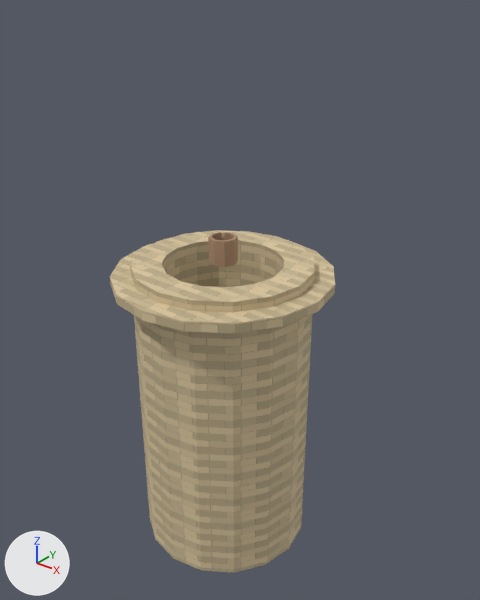
Two versions of the glTF model media/models/architecture/uruk_well.glb, one commit apart.
Before and after are seen from a camera (50 mm lens) standing at (3.88, -4.59, 2.69) and looking at (0.13, 0.09, -0.21). Lighting does not change. The marker at lower left points along +X, +Y and +Z. The older version comes first. Vertices at exactly the same position are counted once.

Names of what the first picture shows: 'bucket', 'lining', 'rim', 'rope'.
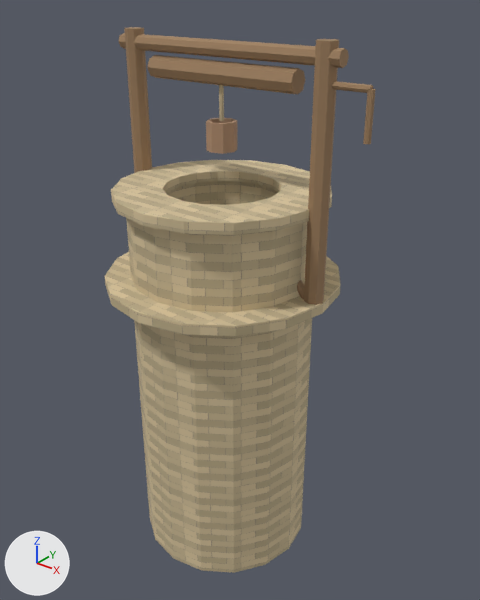
Edits to the scene script, one JSON object a line:
```json
{"op": "add", "block": "mat_well_wood", "code": ["mat_well_wood = principled_material('well_wood')", "mat_well_wood.base_color = (0.34, 0.21, 0.11)  # brown #9e7e5d", "mat_well_wood.roughness = 0.8"]}
{"block": "me_bucket", "where": "# used by ob_bucket; location = (0.0, 0.0, 0.0)"}
{"op": "remove", "block": "me_bucket", "code": "me_bucket.from_pydata(...)  # 32 vertices, 64 faces; spans x -0.14..0.14, y -0.14..0.14, z 0.2..0.46"}
{"op": "add", "block": "me_bucket", "code": "me_bucket.from_pydata(...)  # 32 vertices, 64 faces; spans x -0.14..0.14, y -0.14..0.14, z 1.29..1.55"}
{"block": "me_bucket", "change": "me_bucket part 1: the whole mesh is moved by (0.0, 0.0, 1.09)"}
{"block": "me_rope", "where": "# used by ob_rope; location = (0.0, 0.0, 0.0)"}
{"op": "remove", "block": "me_rope", "code": "me_rope.from_pydata(...)  # 10 vertices, 16 faces; spans x -0.02..0.02, y -0.02..0.02, z 0.46..0.5"}
{"op": "add", "block": "me_rope", "code": "me_rope.from_pydata(...)  # 16 vertices, 28 faces; spans x -0.02..0.02, y -0.02..0.02, z 1.55..1.95"}
{"block": "me_rope", "change": "me_rope part 2"}
{"block": "me_rope", "change": "8 vertices are added at x -0.02..0.02, y -0.02..0.02, z 1.55"}
{"block": "me_rope", "change": "8 new vertices lie (0.0, 0.0, 0.4) away from vertices in x -0.02..0.02, y -0.02..0.02, z 1.55"}
{"block": "me_rope", "change": "28 new faces join them"}
{"block": "me_rope", "change": "other edits to the shape of me_rope do not show in these pictures"}
{"op": "add", "block": "me_windlass", "code": ["me_windlass = bpy.data.meshes.new('windlass')", "me_windlass.from_pydata(...)  # 46 vertices, 84 faces; spans x -0.8..1.48, y -0.1..0.1, z 1.55..2.05", "me_windlass.materials.append(mat_well_wood)  # brown #9e7e5d"]}
{"op": "add", "block": "me_frame", "code": ["me_frame = bpy.data.meshes.new('frame')", "me_frame.from_pydata(...)  # 80 vertices, 140 faces; spans x -1.2..1.2, y -0.09..0.09, z -0.02..2.27", "me_frame.materials.append(mat_well_wood)  # brown #9e7e5d"]}
{"op": "add", "block": "me_parapet", "code": ["me_parapet = bpy.data.meshes.new('parapet')", "me_parapet.from_pydata(...)  # 128 vertices, 256 faces; spans x -1.02..1.02, y -1.02..1.02, z 0.1..0.95", "me_parapet.materials.append(mat_well_brick)  # picture img_well_brick"]}
{"op": "add", "block": "me_footing", "code": ["me_footing = bpy.data.meshes.new('footing')", "me_footing.from_pydata(...)  # 64 vertices, 128 faces; spans x -1.15..1.15, y -1.15..1.15, z 0.0..0.1", "me_footing.materials.append(mat_well_brick)  # picture img_well_brick"]}
{"op": "remove", "block": "ob_rim", "code": ["ob_rim = bpy.data.objects.new('rim', me_rim)", "ob_rim.location = (0.0, 0.0, 0.0)"]}
{"op": "add", "block": "ob_windlass", "code": ["ob_windlass = bpy.data.objects.new('windlass', me_windlass)", "ob_windlass.location = (0.0, 0.0, 0.0)"]}
{"op": "add", "block": "ob_frame", "code": ["ob_frame = bpy.data.objects.new('frame', me_frame)", "ob_frame.location = (0.0, 0.0, 0.0)"]}
{"op": "add", "block": "ob_parapet", "code": ["ob_parapet = bpy.data.objects.new('parapet', me_parapet)", "ob_parapet.location = (0.0, 0.0, 0.0)"]}
{"op": "add", "block": "ob_footing", "code": ["ob_footing = bpy.data.objects.new('footing', me_footing)", "ob_footing.location = (0.0, 0.0, 0.0)"]}
```

Where the change shows, as pixel boxes [x1, y1, x2, y2] in the pictures (480 x 600 px):
```json
{"object": "parapet", "change": "added", "after": [111, 160, 332, 312], "on screen": "beige"}
{"object": "rim", "change": "deleted", "before": [110, 230, 335, 334], "on screen": "beige"}
{"object": "frame", "change": "added", "after": [118, 27, 349, 305], "on screen": "brown"}
{"object": "footing", "change": "added", "after": [105, 252, 341, 337], "on screen": "beige"}
{"object": "windlass", "change": "added", "after": [147, 55, 376, 144], "on screen": "brown"}
{"object": "bucket", "change": "moved", "before": [208, 232, 238, 267], "after": [206, 118, 237, 154]}
{"object": "rope", "change": "reshaped", "before": [221, 232, 225, 237], "after": [219, 85, 224, 121]}
{"part": 2, "of": "me_rope", "change": "added", "after": [219, 85, 224, 121]}
```
